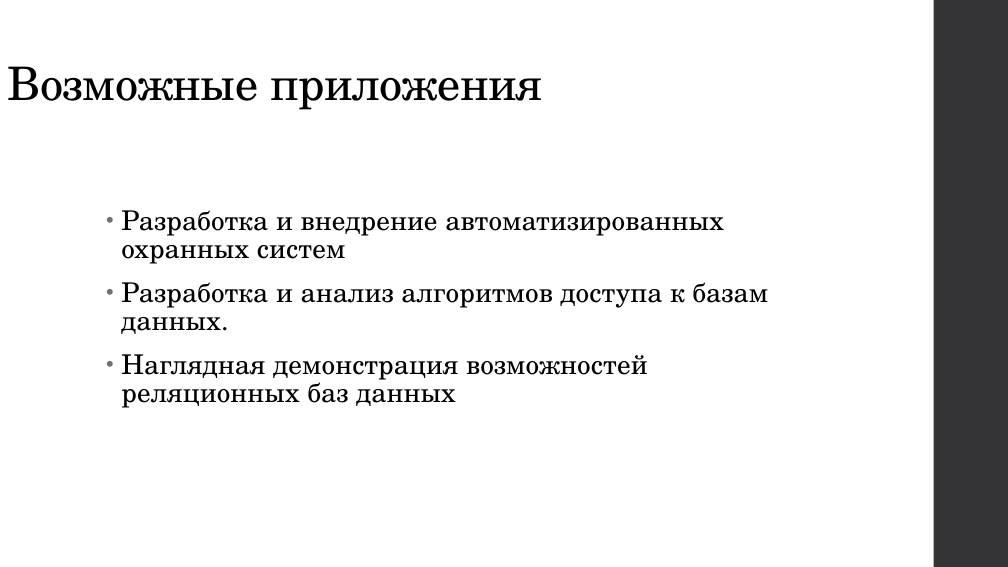
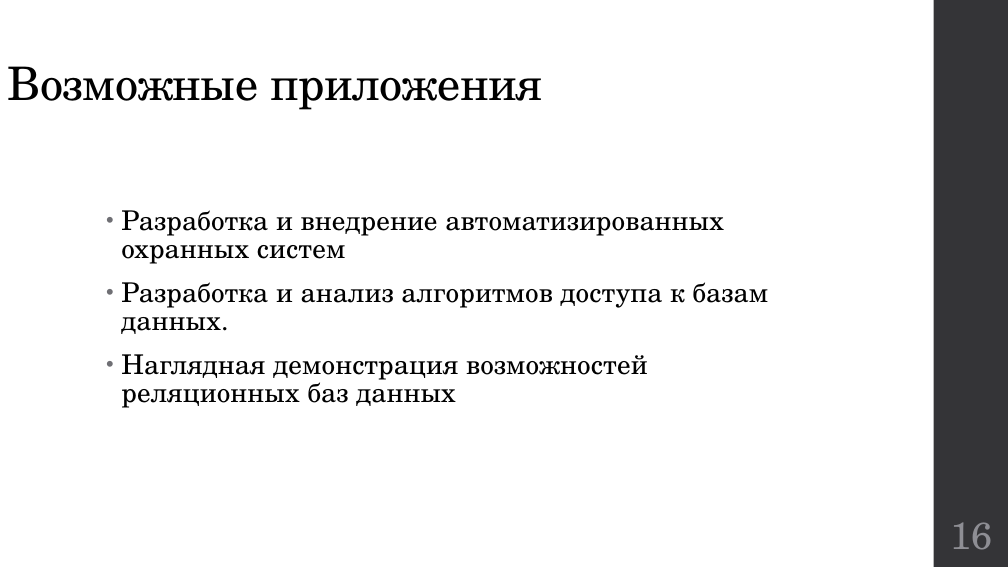
Before and after one commit to DmitryMI/DataBaseCourseProject, a slide deck: slide 16 of Презентация.pptx. Drawn at 1008x567 pixels with LibreOffice and Linux fonts; fonts in the diff are those of the drawing. Boxes give left, top, right and bottom in pixels: in the first picture for what was removed or moved away, otherwise in the second. Text is boxed around its words. In the diff, an @@ line names an element or a change of style, - is before the commit and + after.

```diff
--- a/Презентация.pptx
+++ b/Презентация.pptx
@@ page number added at bbox=[950, 522, 992, 550], 36 pt, text #8E8E94 @@
+16
```
Also in this commit, not shown: 15 other slides changed, 1 other file.
